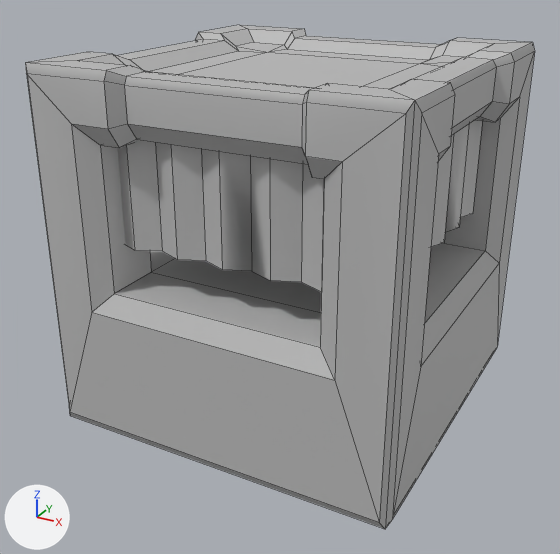
An edit to the FBX model LD54_GameJam/Assets/Assets/SM_ColorMerge.fbx, drawn before and after from the same camera.
Camera for both pictures: a 50 mm camera at (0.964, -1.867, 1.276) aimed at (-0.022, -0.073, 0.379). The axes (+X, +Y, +Z) are drawn at lower left. The lights are the same throughout. Mesh edges are drawn as thin lines. Where no turn or scale is listed for an object, it has been applied to the vertices.

Names of what the first picture shows: 'ColorMerge'.
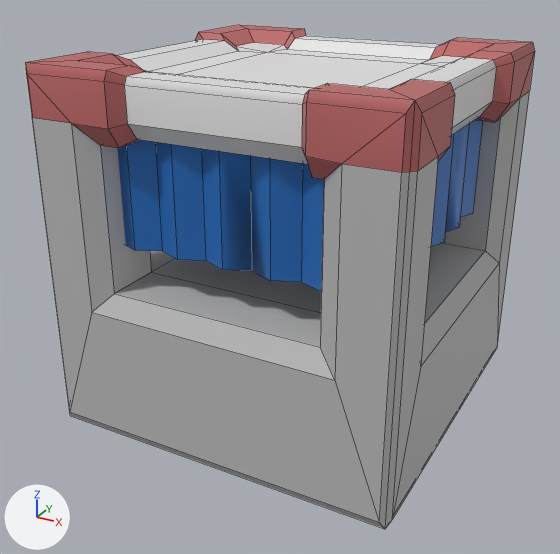
The change, as a diff of the scene's bpy script:
```diff
--- a/LD54_GameJam/Assets/Assets/SM_ColorMerge.fbx.py
+++ b/LD54_GameJam/Assets/Assets/SM_ColorMerge.fbx.py
@@ mat_standardsurface1 @@
+mat_standardsurface1 = principled_material('standardSurface1')
+mat_standardsurface1.base_color = (0.8, 0.8, 0.8)  # white #e7e7e7
+mat_standardsurface1.roughness = 0.4
@@ mat_lambert2 @@
+mat_lambert2 = principled_material('lambert2')
+mat_lambert2.base_color = (0.5, 0.135, 0.135)  # pink #bc6767
@@ mat_lambert3 @@
+mat_lambert3 = principled_material('lambert3')
+mat_lambert3.base_color = (0.016, 0.15, 0.5)  # blue #226cbc
@@ me_mesh @@
 # used by ob_colormerge; location = (0.0, 0.0, 0.0)
-me_mesh.from_pydata(...)  # 368 vertices, 372 faces; spans x -0.5..0.5, y -0.5..0.5, z 0.0..1.0
+me_mesh.from_pydata(...)  # 380 vertices, 388 faces; spans x -0.5..0.5, y -0.5..0.5, z 0.0..1.0
+# me_mesh part 1
+# 17 faces are deleted
+# 6 vertices move from x -0.5..0.5, y -0.5..0.5, z 0.87 to x -0.5..0.5, y -0.5..0.5, z 0.865..0.871
+# 12 vertices are added at x -0.5..0.5, y -0.5..0.5, z 0.865..0.871
+# 1 new face joins them, mat_lambert3 (blue #226cbc)
+# 16 new faces join them, mat_lambert1 (grey #bcbcbc)
+# 16 new faces join them, mat_lambert2 (pink #bc6767)
+# me_mesh part 2: 168 faces spanning x -0.423..0.423, y -0.423..0.423, z 0.539..0.899 switch from mat_lambert1 (grey #bcbcbc) to mat_lambert3 (blue #226cbc)
+# me_mesh part 3: 108 faces spanning x -0.5..0.5, y -0.5..0.5, z 0.817..1.0 switch from mat_lambert1 (grey #bcbcbc) to mat_lambert2 (pink #bc6767)
+# me_mesh part 4: 46 faces spanning x -0.461..0.461, y -0.461..0.461, z 0.83..0.984 switch from mat_lambert1 (grey #bcbcbc) to mat_standardsurface1 (white #e7e7e7)
```

Changed parts and their boxes (x1, y1, x2, y2) in the pictures (560 x 554 px):
part 1 of me_mesh, built on: (26, 52, 535, 528) in both
part 2 of me_mesh, recoloured (grey to blue): (117, 120, 482, 292) in both
part 3 of me_mesh, recoloured: (25, 25, 535, 154) in both
part 4 of me_mesh, recoloured (grey to white): (118, 36, 497, 164) in both
